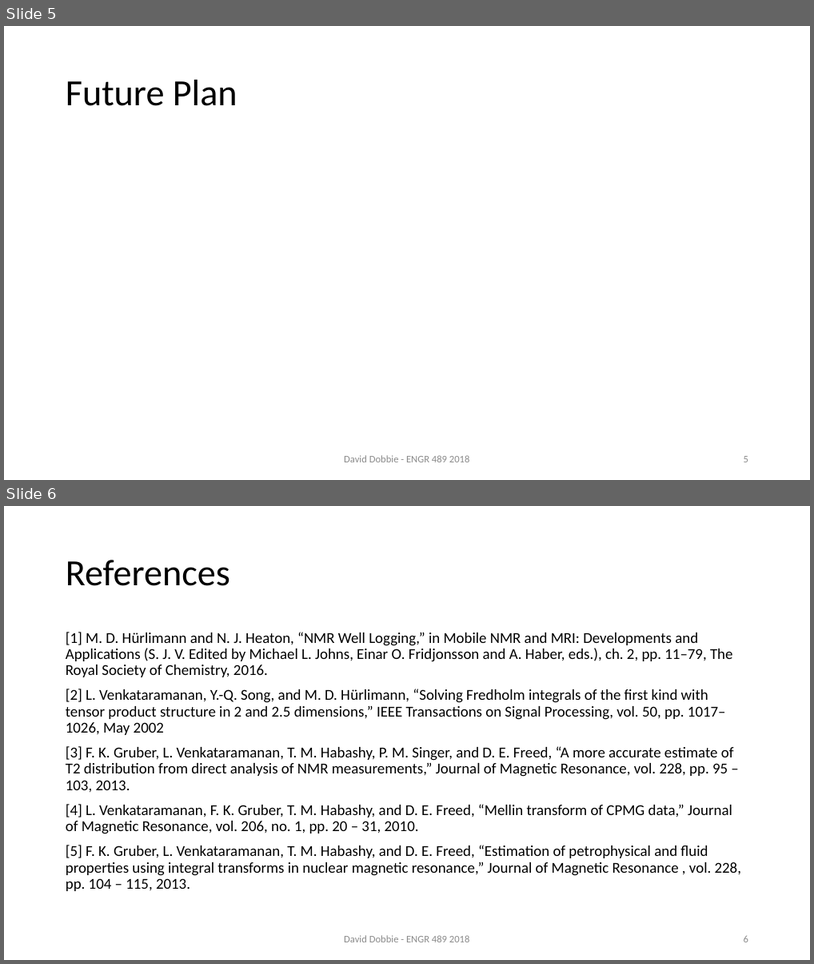
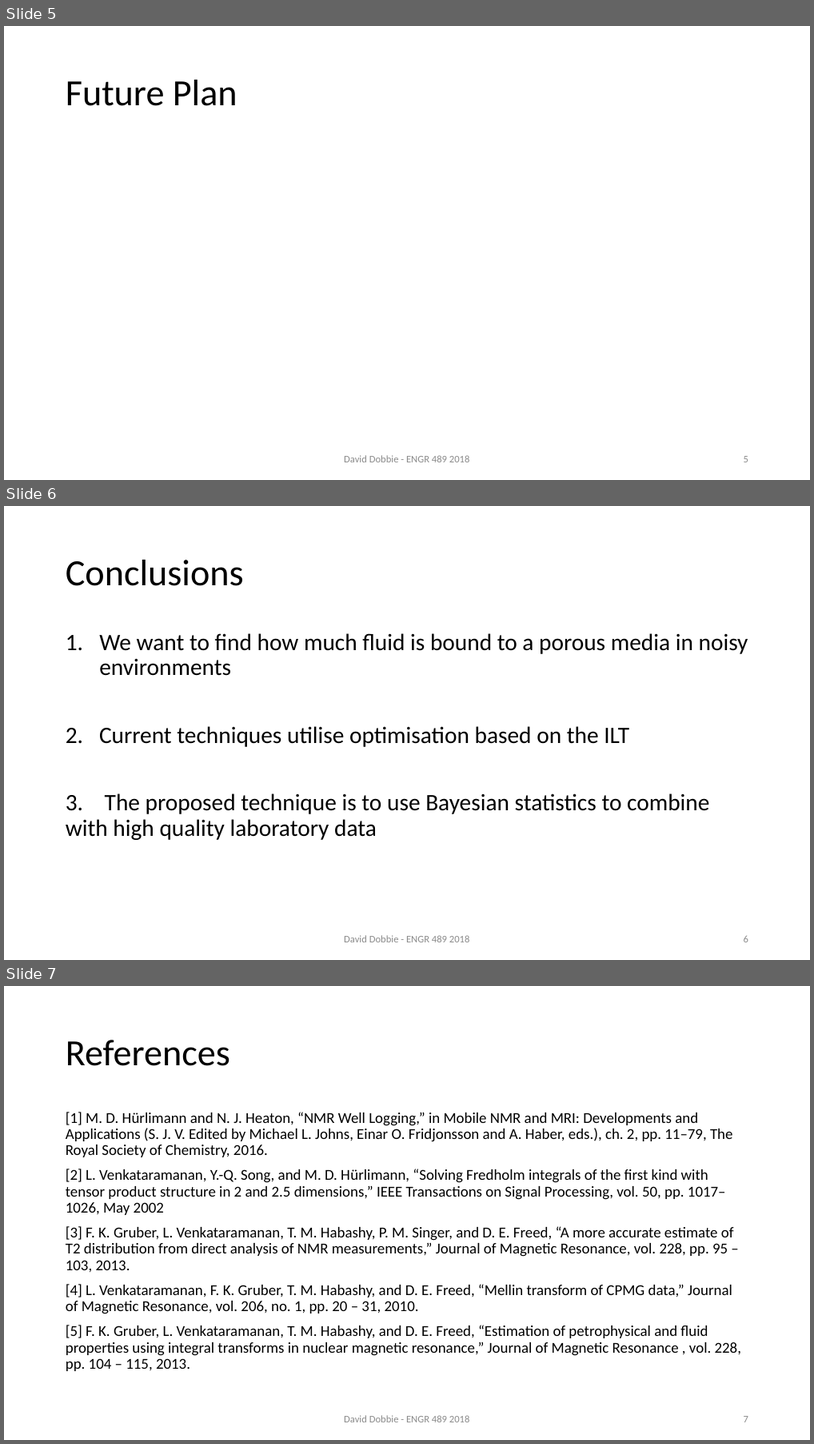
Before and after one commit to daviddobbie/engr489, a slide deck: presentations/prelimPresentation.pptx. Shown one above the other, each under a label of ours: slides 5 and 6 before the commit, slides 5, 6 and 7 after it. The pictures are 814x964 and 814x1444 pixels, drawn with LibreOffice and Linux fonts; fonts in the diff are those of the drawing; grey boxes stand for pictures. Boxes give left, top, right and bottom in pixels: in the first picture for what was removed or moved away, otherwise in the second. Text is boxed around its words. In the diff, an @@ line names an element or a change of style, - is before the commit and + after.

```diff
--- a/presentations/prelimPresentation.pptx
+++ b/presentations/prelimPresentation.pptx
@@ slide 6 added at [4, 506, 810, 960], background #FFFFFF @@
@@ title added at [66, 560, 244, 586], 44 pt, text #000000 @@
+Conclusions
@@ text added at [66, 633, 749, 840], 28 pt, text #000000 @@
+1. We want to find how much fluid is bound to a porous media in noisy environments
+2. Current techniques utilise optimisation based on the ILT
+3. The proposed technique is to use Bayesian statistics to combine with high quality laboratory data
@@ text added at [344, 935, 470, 942], 12 pt, text #8C8C8C @@
+David Dobbie - ENGR 489 2018
@@ page number added at [744, 935, 749, 942], 12 pt, text #8C8C8C @@
+6
@@ what was slide 6 is now slide 7 @@
@@ page number at [744, 1416, 749, 1422]: text changed @@
-6
+7
```
Also in this commit, not shown: 2 slides changed, 6 other files.
